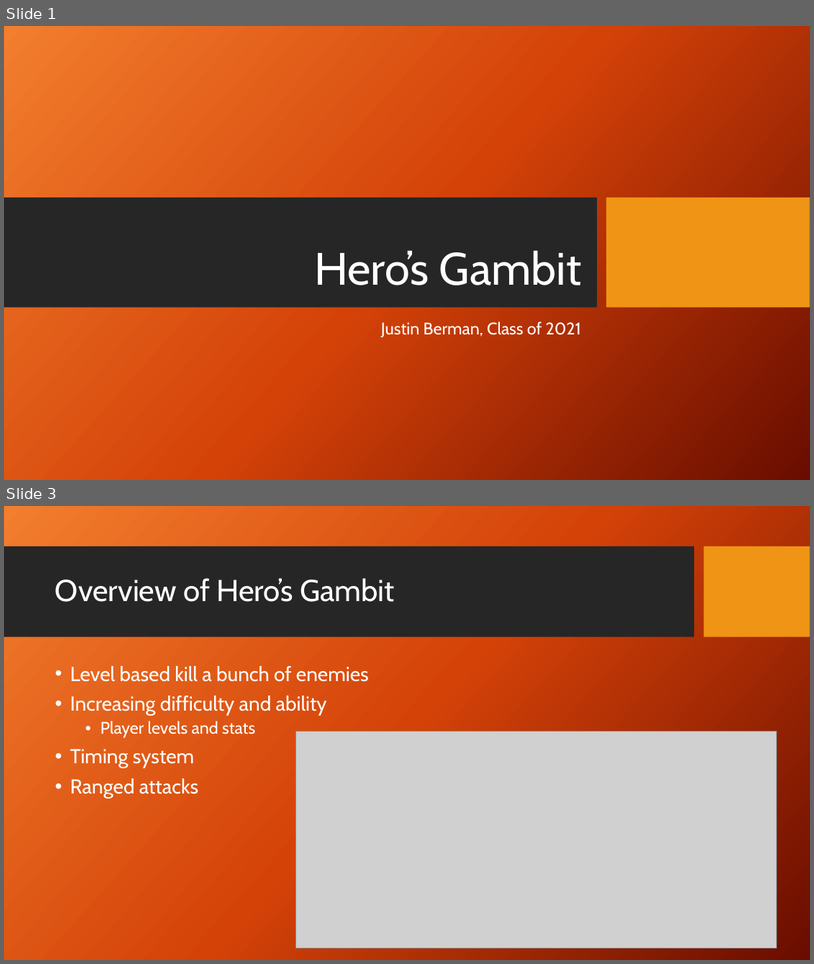
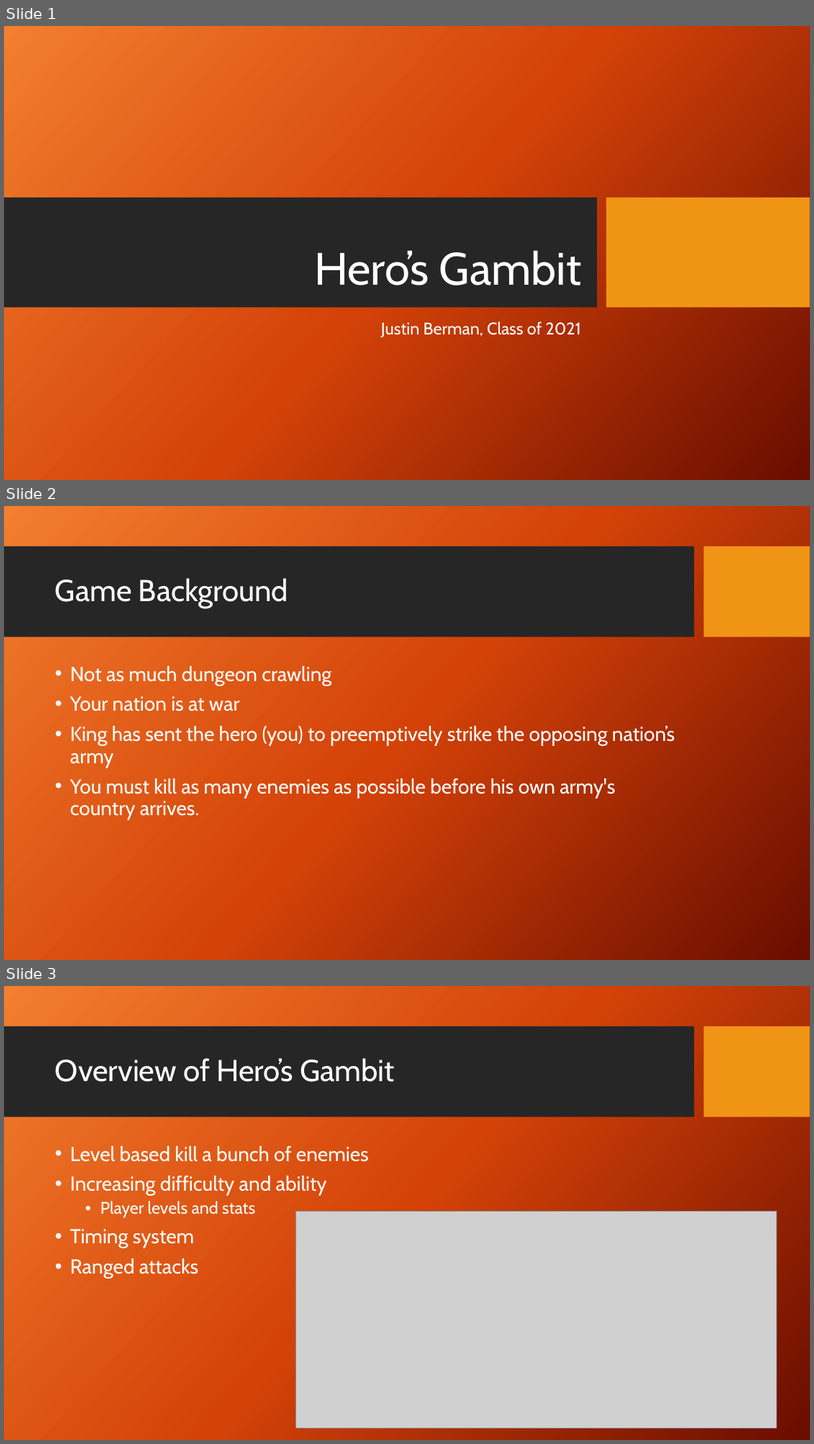
Before and after one commit to chernbagi/Roguelike, a slide deck: GamePresentation.pptx. Shown one above the other, each under a label of ours: slides 1 and 3 before the commit, slides 1, 2 and 3 after it; the slides between them are not shown. The pictures are 814x964 and 814x1444 pixels, drawn with LibreOffice and Linux fonts; fonts in the diff are those of the drawing; grey boxes stand for pictures; background and template pictures are left out. Boxes give left, top, right and bottom in pixels: in the first picture for what was removed or moved away, otherwise in the second. Text is boxed around its words. In the diff, an @@ line names an element or a change of style, - is before the commit and + after.

```diff
--- a/GamePresentation.pptx
+++ b/GamePresentation.pptx
@@ slide 2 added at [4, 506, 810, 960], background picture (left out); not listed: 2 template elements that a slide beside it also shows @@
@@ title added at [55, 578, 288, 608], 36 pt, text #FFFFFF @@
+Game Background
@@ text added at [70, 666, 675, 819], 24 pt, text #FFFFFF @@
+• Not as much dungeon crawling
+• Your nation is at war
+• King has sent the hero (you) to preemptively strike the opposing nation’s army
+• You must kill as many enemies as possible before his own army's country arrives.
```
Also in this commit, not shown: 1 slide changed, 1 slide removed, 3 other files.
